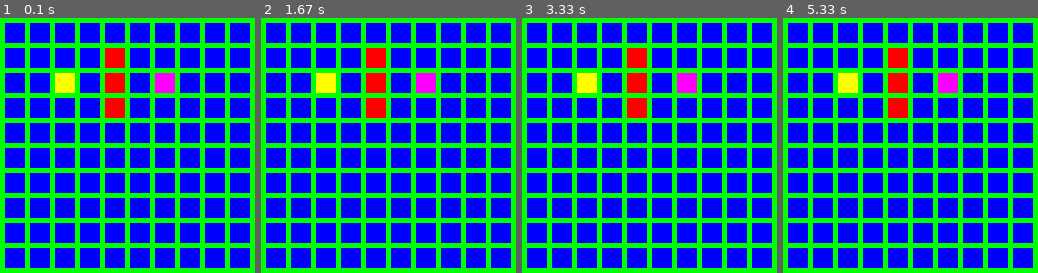
Above: before the commit, frames 1-4 (left to right).
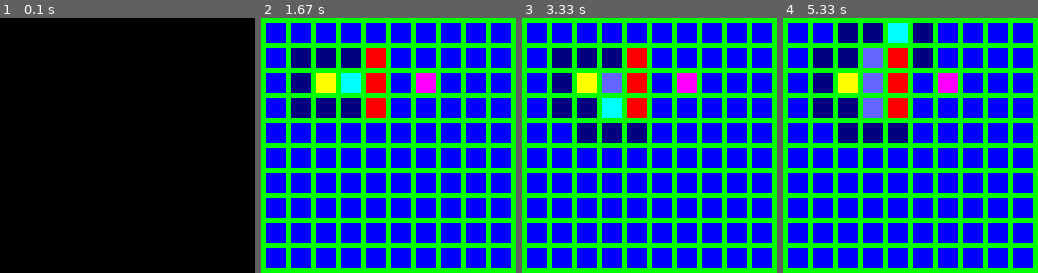
Above: after the commit, the same moments.

Repository: LoganPletcher/Python_OpenGL
Game: pygame game, started from Balls/PyGameTest2.py
Two runs of this game, one before a commit and one after it. Both use one fixed random seed, a clock stepped at 60 frames per second and the inputs below.
Inputs:
- Up to frame 1 (0.1 s): no input
- Up to frame 2 (1.67 s): no input
- Up to frame 3 (3.33 s): no input
- Up to frame 4 (5.33 s): no input

The runs differ from the first frame. In frame 1, 100% of the frame differs, in the area x 0-100%, y 0-100%; in frame 2, 4.9%; in frame 3, 6.8%; in frame 4, 9.8%.

Commit message:
Made use of parents and made a function for the manhattan distance.

Diff:
--- a/Balls/PyGameTest2.py
+++ b/Balls/PyGameTest2.py
@@ -4,8 +4,98 @@
 from sys import *
 import Nodes
 from Nodes import *
-import collections
-from collections import *
+import math
+from math import *
+from time import sleep
+import lowestnum
+from lowestnum import *
+
+def pythagorean(node, onode):
+    A = onode.pos[0] - node.pos[0]
+    B = onode.pos[1] - node.pos[1]
+    if A < 0: A = -A
+    if B < 0: B = -B
+    ManDist = (A*10) + (B*10)
+    return ManDist
+
+
+def neighbors(cnode, nodes, openList, onode, closedList):
+    for noderow in nodes:
+        for node in noderow:
+            if node.walkable == True:
+                if node not in openList:
+                    if node not in closedList:
+                        if cnode not in closedList:
+                            closedList.append(cnode)
+                            openList.remove(cnode)
+                        if node.pos[0] == cnode.pos[0]-1:
+                            if node.pos[1] == cnode.pos[1]-1:
+                                node.setG(14+cnode.g)
+                                node.setH(int(pythagorean(node, onode) * 10))
+                                for noderow2 in nodes:
+                                    for node2 in noderow:
+                                        if node2 == cnode:
+                                            node.parent = node2
+                                openList.append(node)
+                            elif node.pos[1] == cnode.pos[1]:
+                                node.setG(10+cnode.g)
+                                node.setH(int(pythagorean(node, onode) * 10))
+                                for noderow2 in nodes:
+                                    for node2 in noderow:
+                                        if node2 == cnode:
+                                            node.parent = node2
+                                openList.append(node)
+                            elif node.pos[1] == cnode.pos[1]+1:
+                                node.setG(14+cnode.g)
+                                node.setH(int(pythagorean(node, onode) * 10))
+                                for noderow2 in nodes:
+                                    for node2 in noderow:
+                                        if node2 == cnode:
+                                            node.parent = node2
+                                openList.append(node)
+                        elif node.pos[0] == cnode.pos[0]:
+                            if node.pos[1] == cnode.pos[1]-1:
+                                node.setG(10+cnode.g)
+                                node.setH(int(pythagorean(node, onode) * 10))
+                                for noderow2 in nodes:
+                                    for node2 in noderow:
+                                        if node2 == cnode:
+                                            node.parent = node2
+                                openList.append(node)
+                            elif node.pos[1] == cnode.pos[1]+1:
+                                node.setG(10+cnode.g)
+                                node.setH(int(pythagorean(node, onode) * 10))
+                                for noderow2 in nodes:
+                                    for node2 in noderow:
+                                        if node2 == cnode:
+                                            node.parent = node2
+                                openList.append(node)
+                        elif node.pos[0] == cnode.pos[0]+1:
+                            if node.pos[1] == cnode.pos[1]-1:
+                                node.setG(14+cnode.g)
+                                node.setH(int(pythagorean(node, onode) * 10))
+                                for noderow2 in nodes:
+                                    for node2 in noderow:
+                                        if node2 == cnode:
+                                            node.parent = node2
+                                openList.append(node)
+                            elif node.pos[1] == cnode.pos[1]:
+                                node.setG(10+cnode.g)
+                                node.setH(int(pythagorean(node, onode) * 10))
+                                for noderow2 in nodes:
+                                    for node2 in noderow:
+                                        if node2 == cnode:
+                                            node.parent = node2
+                                openList.append(node)
+                            elif node.pos[1] == cnode.pos[1]+1:
+                                node.setG(14+cnode.g)
+                                node.setH(int(pythagorean(node, onode) * 10))
+                                for noderow2 in nodes:
+                                    for node2 in noderow:
+                                        if node2 == cnode:
+                                            node.parent = node2
+                                openList.append(node)
+
 
 pygame.init()
 pygame.font.init()
@@ -14,6 +104,8 @@
 green = (0,255,0)
 blue = (0,0,255)
 darkBlue = (0,0,128)
+lightBlue = (100,100,255)
+cyan = (0,255,255)
 white = (255,255,255)
 black = (0,0,0)
 pink = (255,200,200)
@@ -28,25 +120,59 @@
         noderow.append(node)
     nodes.append(noderow)
 
+agentnode = nodes[2][2]
 cnode = nodes[2][2]
 onode = nodes[6][2]
 
 for i in range(0,3):
     nodes[4][i+1].setWalk(False)
 
+
 openList = [] #Nodes that the current can and could walk to?
-
+closedList = []
+for noderow in nodes:
+    for node in noderow:
+        if node == cnode:
+            node.setG(0)
+            node.setH(int(pythagorean(node, onode) * 10))
+            openList.append(node)
+        else:
+            continue
+neighbors(cnode, nodes, openList, onode, closedList)
 while True:
         for event in pygame.event.get():
             if event.type==QUIT:
                 pygame.quit()
                 sys.exit()
-        print (cnode.pos)
+        #print (cnode.pos)
         for noderow in nodes:
             for node in noderow:
                 node.draw(screen,green)
+        #
+        #if not openList:
+        neighbors(cnode, nodes, openList, onode, closedList)
+        for node in openList:
+                pygame.draw.rect(screen, darkBlue,
+                                 (node.left, node.top, node.width, node.height))
+        for node in closedList:
+            pygame.draw.rect(screen, lightBlue,
+                             (node.left, node.top, node.width, node.height))
         pygame.draw.rect(screen, purple,
                          (onode.left, onode.top, onode.width, onode.height))
         pygame.draw.rect(screen, yellow,
+                         (agentnode.left, agentnode.top, agentnode.width, agentnode.height))
+        pygame.draw.rect(screen, cyan,
                          (cnode.left, cnode.top, cnode.width, cnode.height))
+        if not cnode == onode:
+            for node in openList:
+                Fs = []
+                for node2 in openList:
+                    Fs.append(node2.getF())
+                if node.getF() == lowestnum.MinNumFinder(Fs):
+                    print (node.getF())
+                    cnode = node
+                    #closedList.append(node)
+                    #openList.remove(node)
+
+        sleep(1)
         pygame.display.update()
--- a/Balls/lowestnum.py
+++ b/Balls/lowestnum.py
@@ -27,7 +27,7 @@
     print (minnum)
     return (minnum)
 
-
+'''
 testnum1 = [45]
 testnum2 = "butt"
 testnum3 = 11
@@ -36,3 +36,4 @@
 testnums1 = [42, 455, 1, 4333, 43434, 111]
 
 MinNumFinder(testnums1, testnum2, testnum3, testnum4, testnum5, testnum1)
+'''
